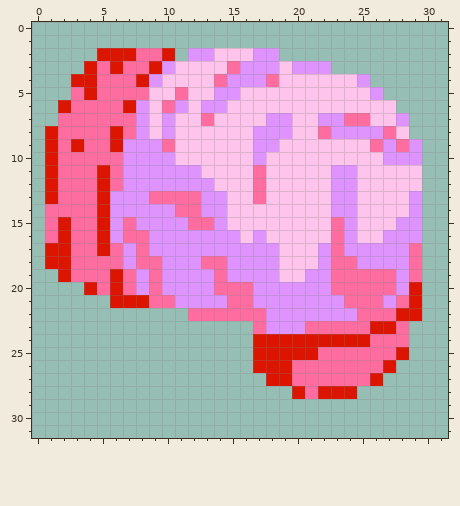
File history of a pixel-art sprite, data/images/emoji/misc/mental.png. That is the earlier state.
The file is 32x32 pixels.
Now the later version:
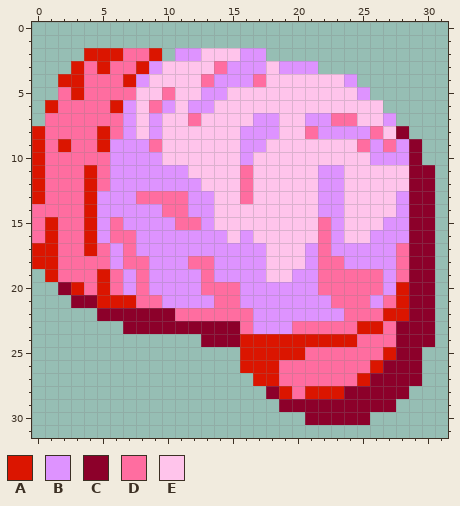
Palette (. is transparent): A #db1500  B #de93ff  C #8c002a  D #ff6da0  E #ffc4eb
Change:
@@ x 0..31 @@
  1 ................................
- 2 .....AAADDA.BBEEEBB.............
- 3 ....ADADDABEEEEDBBBEBBB.........
- 4 ...AADDDABEEEEDBBBDEEEEEEB......
- 5 ...DADDDDEEDEEBBEEEEEEEEEEB.....
- 6 ..ADDDDABEDBEBBEEEEEEEEEEEEE....
- 7 ..DDDDDDBEBEEDEEEEBBEEBBDDEEB...
- 8 .ADDDDADBEBEEEEEEBBBEEDBBBBDE...
- 9 .ADADDABBBDEEEEEEBBEEEEEEEDBDB..
-10 .ADDDDDBBBBEEEEEEBEEEEEEEEEBBB..
-11 .ADDDADBBBBBBEEEEDEEEEEBBEEEEE..
-12 .ADDDADBBBBBBBEEEDEEEEEBBEEEEE..
-13 .ADDDABBBDDDDBBEEDEEEEEBBEEEEB..
-14 .DDDDABBBBBDDBBEEEEEEEEBBEEEEB..
-15 .DADDABDBBBBDDBEEEEEEEEDBEEEBB..
-16 .DADDABDDBBBBBBBEBEEEEEDBEEBBB..
-17 .AADDADBDBBBBBBBBBBEEEBDBBBBBD..
-18 .AADDDDBDDBBBDDBBBBEEEBDDBBBBD..
-19 ..ADDDADBDBBBBDBBBBEEBBDDDDDBD..
-20 ....ADADBDBBBBDDDBBBBBBDDDDDBA..
-21 ......AAADDBBBBDDBBBBBBBDDDBDA..
-22 ............DDDDDDBBBBBBBDDDAA..
-23 .................DBBBDDDDDAAD...
-24 .................AAAAAAAAADDD...
-25 .................AAAAADDDDDDA...
-26 .................AAADDDDDDDA....
-27 ..................AADDDDDDA.....
-28 ....................ADAAA.......
-29 ................................
-30 ................................
+ 2 ....AAADDA.BBEEEBB..............
+ 3 ...ADADDABEEEEDBBBEBBB..........
+ 4 ..AADDDABEEEEDBBBDEEEEEEB.......
+ 5 ..DADDDDEEDEEBBEEEEEEEEEEB......
+ 6 .ADDDDABEDBEBBEEEEEEEEEEEEE.....
+ 7 .DDDDDDBEBEEDEEEEBBEEBBDDEEB....
+ 8 ADDDDADBEBEEEEEEBBBEEDBBBBDEC...
+ 9 ADADDABBBDEEEEEEBBEEEEEEEDBDBC..
+10 ADDDDDBBBBEEEEEEBEEEEEEEEEBBBC..
+11 ADDDADBBBBBBEEEEDEEEEEBBEEEEECC.
+12 ADDDADBBBBBBBEEEDEEEEEBBEEEEECC.
+13 ADDDABBBDDDDBBEEDEEEEEBBEEEEBCC.
+14 DDDDABBBBBDDBBEEEEEEEEBBEEEEBCC.
+15 DADDABDBBBBDDBEEEEEEEEDBEEEBBCC.
+16 DADDABDDBBBBBBBEBEEEEEDBEEBBBCC.
+17 AADDADBDBBBBBBBBBBEEEBDBBBBBDCC.
+18 AADDDDBDDBBBDDBBBBEEEBDDBBBBDCC.
+19 .ADDDADBDBBBBDBBBBEEBBDDDDDBDCC.
+20 ..CADADBDBBBBDDDBBBBBBDDDDDBACC.
+21 ...CCAAADDBBBBDDBBBBBBBDDDBDACC.
+22 .....CCCCCCDDDDDDBBBBBBBDDDAACC.
+23 .......CCCCCCCCCDBBBDDDDDAADCCC.
+24 .............CCCAAAAAAAAADDDCCC.
+25 ................AAAAADDDDDDACC..
+26 ................AAADDDDDDDACCC..
+27 .................AADDDDDDACCCC..
+28 ..................CADAAACCCCC...
+29 ...................CCCCCCCCC....
+30 .....................CCCCC......
 31 ................................
